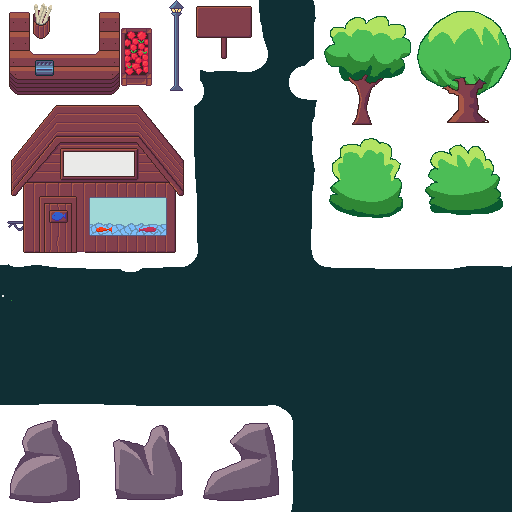
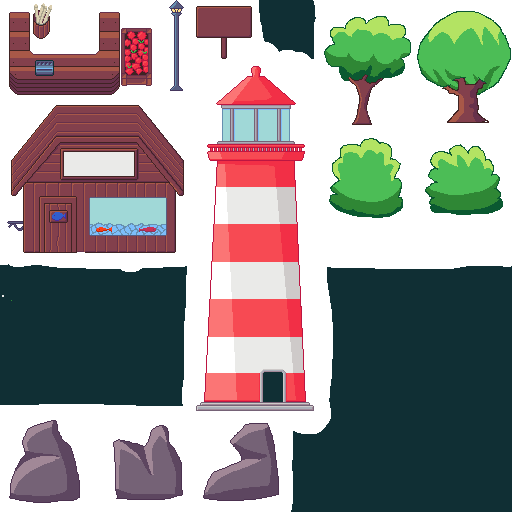
The second 512 × 512 image is a revision of the first. Changes to its layers:
added layer "Capa de pintura 11 Fusionadas" (1st of 2) above "Capa de pintura 8" over (182, 42, 333, 434)
painted on "Capa de pintura 7" over (182, 384, 320, 434)
painted on "Capa de pintura 11 Fusionadas" (2nd of 2) over (182, 42, 333, 434)
painted on "Capa de pintura 3 Fusionadas" (2nd of 2) over (182, 42, 333, 434)
painted on "Capa de pintura 2" over (182, 42, 333, 434)
